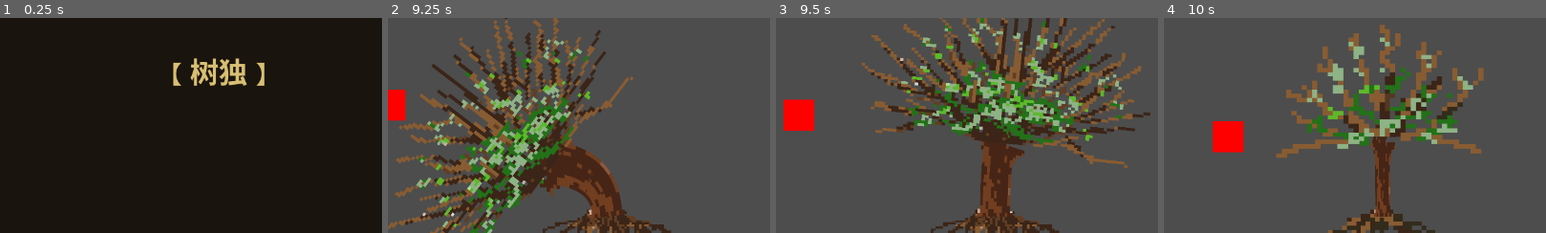
Above: before the commit, frames 1-4 (left to right).
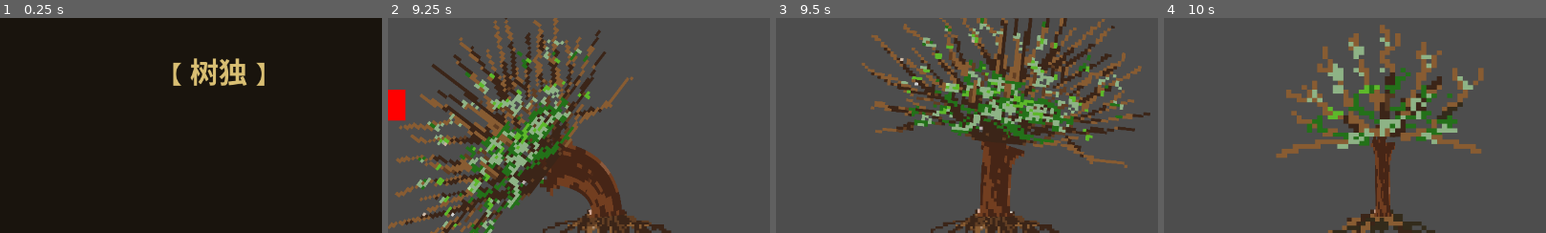
Above: after the commit, the same moments.

Repository: Sherlock-Shuang/gamejam_for_team_corn
Game: Godot game, scene res://scenes/ui/AnnualRingMenu.tscn
Two runs of this game, one before a commit and one after it. Both use one fixed random seed, a clock stepped at 60 frames per second and the inputs below.
Inputs (mouse positions are % of the whole screen's width and height, from its top left):
- Up to frame 1 (0.25 s): no input
- Up to frame 2 (9.25 s): tap Enter at 0.5, 2, 3.5 s; move the mouse to (45, 70) at 0.52 s; tap 1 at 0.6, 3.6, 6.6 s; click (45, 70) at 0.67 s; tap 2 at 0.8, 3.8, 6.8 s; tap Space at 1.25, 2.75, 5 s; drag from (80, 65) to (45, 70) at 1.27 s; move the mouse to (20, 35) at 2.02 s; tap 3 at 2.1, 5.1, 8.1 s; click (20, 35) at 2.17 s; tap 4 at 2.3, 5.3, 8.3 s; drag from (55, 50) to (20, 35) at 2.77 s; move the mouse to (35, 25) at 3.52 s; click (35, 25) at 3.67 s; drag from (72, 45) to (50, 50) at 4.27 s; move the mouse to (30, 55) at 5.02 s; click (30, 55) at 5.17 s; drag from (60, 28) to (30, 55) at 5.77 s; move the mouse to (45, 70) at 6.52 s; click (45, 70) at 6.67 s; drag from (80, 65) to (50, 50) at 7.27 s; move the mouse to (20, 35) at 8.02 s; click (20, 35) at 8.17 s; drag from (55, 50) to (20, 35) at 8.77 s
- Up to frame 3 (9.5 s): no input
- Up to frame 4 (10 s): move the mouse to (35, 25) at 9.52 s; tap 1 at 9.6 s; click (35, 25) at 9.67 s; tap 2 at 9.8 s
The pictures show only the part of the screen within x 21-71%, y 4-54%; the shares and areas given below are measured in that part.

Frames 1-2 are identical in both runs. In frame 3, 1.2% of the frame differs, in the area x 2-10%, y 37-53%; in frame 4, 1.2%, in the area x 12-21%, y 48-63%.
Error before the commit: Invalid call to function 'die' in base 'CharacterBody2D (EnemyAI.gd)'. Expected 1 argument(s). (res://scripts/actors/treehead.gd:188)

Commit message:
修复击飞 bug

Diff:
--- a/scripts/actors/treehead.gd
+++ b/scripts/actors/treehead.gd
@@ -179,14 +179,35 @@
 	if controller.has_method("evolve_to_stage"):
 		controller.evolve_to_stage(stage)
 
+# ==========================================
+# 状态 C：割草打击判定 (Area 打 Area)
+# ==========================================
 func _on_hitbox_area_entered(area: Area2D) -> void:
 	if area.is_in_group("Enemy"):
 		var current_whip_speed = abs(angular_velocity)
 		if current_whip_speed > damage_velocity_threshold:
 			var enemy_body = area.get_parent()
-			if enemy_body and enemy_body.has_method("die"):
-				enemy_body.die()
-
-				# 💡 果汁感 (Juice) 预留口：
-				# 这里就是你之后写 Engine.time_scale = 0.05 制造打击顿挫感的地方！
-				# print("Hit! 瞬间抽击速度: ", current_whip_speed)
+
+			# 1. 检查是否有 take_damage 方法（走正规扣血流程，而不是直接秒杀）
+			if enemy_body and enemy_body.has_method("take_damage"):
+				# 2. 根据挥鞭速度计算动态伤害
+				var damage = (current_whip_speed - damage_velocity_threshold) * damage_multiplier
+
+				# 3. 【核心修复】传入伤害值，并且把树干的 global_position 传过去！
+				enemy_body.take_damage(damage, global_position)
+
+				# 4. 触发果汁感 (Juice) —— 打击停顿
+				trigger_hit_stop()
+
+# ==========================================
+# 表现层：打击顿挫感 (Hit Stop)
+# ==========================================
+func trigger_hit_stop() -> void:
+	# 瞬间将全局时间缩放降至极低，产生强烈的“卡肉感”
+	Engine.time_scale = 0.05
+
+	# 创建一个计时器，注意必须乘以当前的 time_scale，否则现实中的 0.1 秒会在游戏里变成 2 秒
+	await get_tree().create_timer(0.1 * Engine.time_scale).timeout
+
+	# 恢复正常时间
+	Engine.time_scale = 1.0
